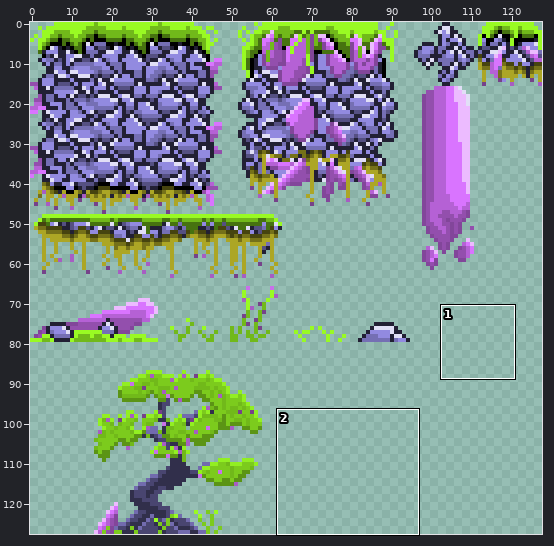
Pixel-art file -- assets/images/projects/tilemap-overworld.aseprite. The picture above shows the old version from afar; the outline marks the close-up.
Close-up. Before:
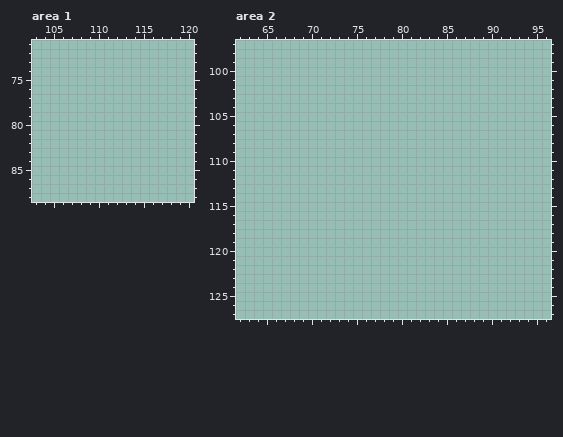
128x128 pixels, 1 frame. Colours within 5 levels of each other are drawn and written as one. Shown: area 1: x 103..120, y 71..88; area 2: x 62..96, y 97..127. The commit also changed other parts of the picture, which this record leaves out.
And afterwards:
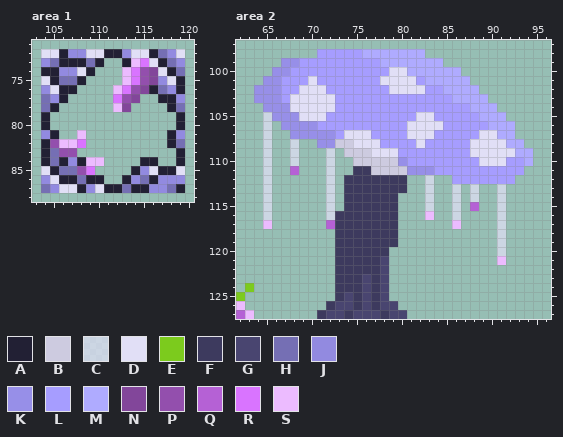
Palette (. is transparent): A #222034  B #cdcbe0  C #e1dff6b6  D #e1dff6  E #7ccb1d  F #3d3a5e  G #494570  H #756fb4  J #928ae0  K #978fe8  L #a69dff  M #afabff  N #82469a  P #934fad  Q #b561d5  R #d974ff  S #ecbbff
Difference:
Changed rows in their new state; - is an unchanged pixel.
Area 1:
first column x 104:
72 DDAJJDDAAJDDAHJD
73 JHAAAHA--ASRDAHJ
74 AAJJDA---SRPNDAH
75 DAHHA----SRPNJDA
76 JDAA----SRPNAHJA
77 HJA-----RPN--AAJ
78 HA------SN----AH
79 A--------------A
80 A--------------A
81 JA--S---------AJ
82 APSSR---------AH
83 AHPP-----------A
84 AHAJASS----AA--A
85 DAHHPR----AJDAAD
86 JDAAHAA--AJHAJJJ
87 HJDDAJDAAHAAJJHA
Area 2:
first column x 62:
 98 ---------LLLLLMMMMMMM------------
 99 -----KKLLLLLLLLLMMMMMMM----------
100 ----KKLLLLLLLLLLLDDMMMMMM--------
101 ---KKLLLDLLLLLLLDDDDLMMMMM-------
102 --KKKLLDDDLLLLLLLDDDDLLMMMM------
103 --KKKLDDDDDLLLLLLLLLLLLLMMMM-----
104 ---KKKDDDDDLLLLLLLLLLLLLLLMMM----
105 ---CKKKDDDLLLLLLLLLLDDLLLLLMMM---
106 ---C-KKKKLLLLLLLLLLDDDDLLLLLMMM--
107 ---C--KKKKKLDDDLLLLDDDLLLLLDDMM--
108 ---C--C--KKBBDDDLLLLDLLLLLDDDDMM-
109 ---C--C---C-BBBDDDLLLLLLLLDDDDDMM
110 ---C--C---C--BBBBBKLLLLLLLLDDDLLM
111 ---C--Q---C--FFBBBBKKKLLLLLLLLLL-
112 ---C------C-FFFFFFF--C--LLLLLLL--
113 ---C------C-FFFFFFF--C--C-C--C---
114 ---C------C-FFFFFF---C--C-C--C---
115 ---C------C-FFFFFF---C--C-Q--C---
116 ---C------CFFFFFFF---S--C----C---
117 ---S------QFFFFFFF------S----C---
118 -----------FFFFFFF-----------C---
119 -----------FFFFFFF-----------C---
120 -----------FFFFFF------------C---
121 -----------FFFFFG------------S---
122 -----------FFFFFG----------------
123 -----------FFFGFG----------------
124 -E---------FFFGFG----------------
125 E----------FGFGFG----------------
126 S---------FGGFGFGG---------------
127 QS-------FGGFGGGFGG--------------
Boxes around the changes in both close-ups, in picture pixels (x1, y1, x2, y2):
added: (41, 49, 185, 193)
added: (254, 49, 533, 319)
added: (236, 283, 254, 319)
